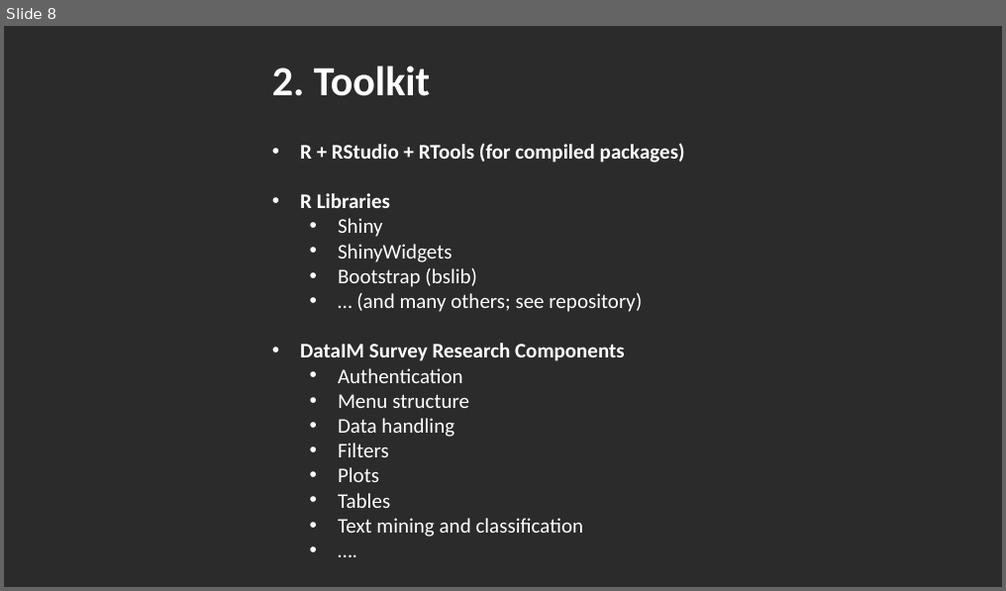
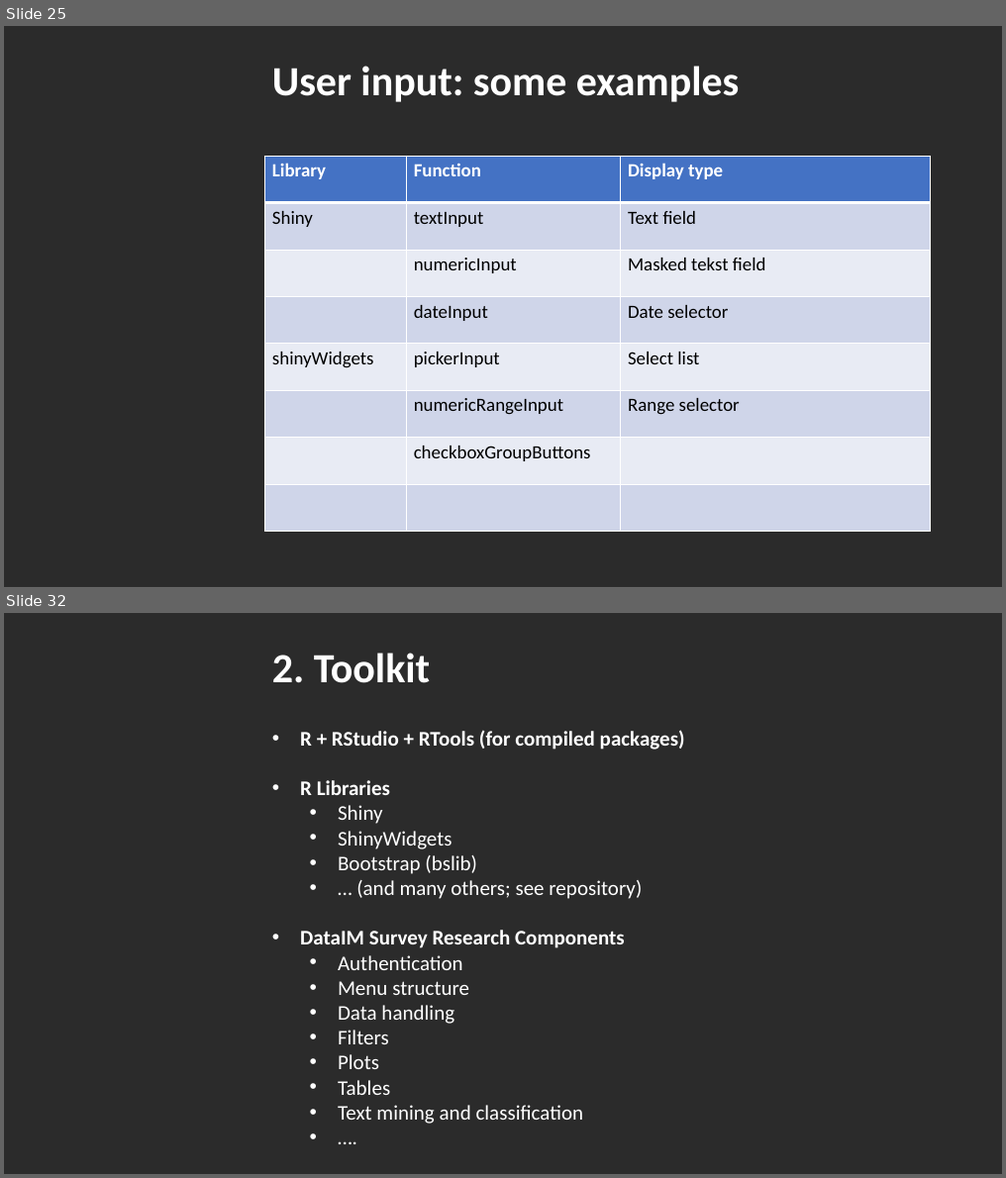
Before and after one commit to DataIMLabs/MIE2024, a slide deck: presentation/session1/MIE2024-DataIM-Masterclass-Session1.pptx. Shown one above the other, each under a label of ours: slide 8 before the commit, slides 25 and 32 after it; the slides between them are not shown. The pictures are 1006x591 and 1006x1178 pixels, drawn with LibreOffice and Linux fonts; fonts in the diff are those of the drawing; background and template pictures are left out; a plain dark background stands for a picture behind light text. Boxes give left, top, right and bottom in pixels: in the first picture for what was removed or moved away, otherwise in the second. Text is boxed around its words. In the diff, an @@ line names an element or a change of style, - is before the commit and + after.

```diff
--- a/presentation/session1/MIE2024-DataIM-Masterclass-Session1.pptx
+++ b/presentation/session1/MIE2024-DataIM-Masterclass-Session1.pptx
@@ slide 25 added at <box>4,26,1002,587</box>, background picture (left out) @@
@@ text added at <box>272,66,740,102</box>, 40 pt, text #FFFFFF, bold @@
+User input: some examples
@@ table added at <box>264,156,930,531</box>, 8 rows, 3 columns @@
+Library | Function | Display type
+Shiny | textInput | Text field
+ | numericInput | Masked tekst field
+ | dateInput | Date selector
+shinyWidgets | pickerInput | Select list
+ | numericRangeInput | Range selector
+ | checkboxGroupButtons | 
+ |  | 
@@ what was slide 8 is now slide 32 @@
```
Also in this commit, not shown: 9 slides changed, 20 other slides added, 2 slides removed, 6 other files.
